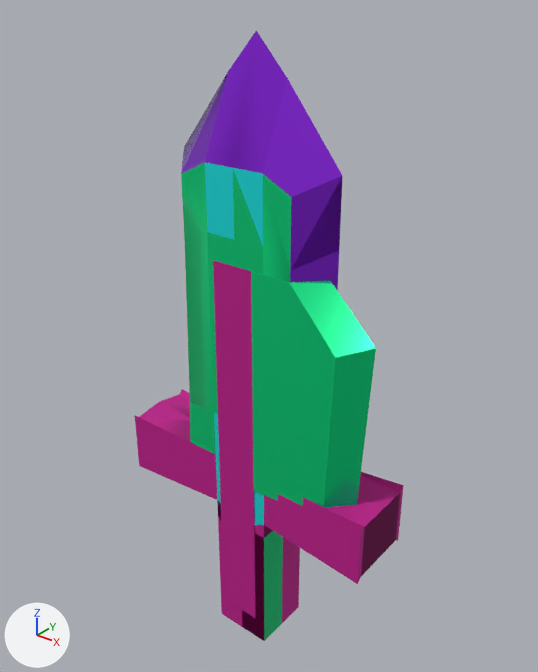
An edit to the glTF model assets/models/gamer_sword/gamer sword.gltf, drawn before and after from the same camera.
One viewpoint serves both versions: a 50 mm camera at (3.89, -4.58, 6.7) aimed at (0.01, 0.27, 3.69). The axes (+X, +Y, +Z) are drawn at lower left. The lights are the same throughout. Where no turn or scale is listed for an object, it has been applied to the vertices.
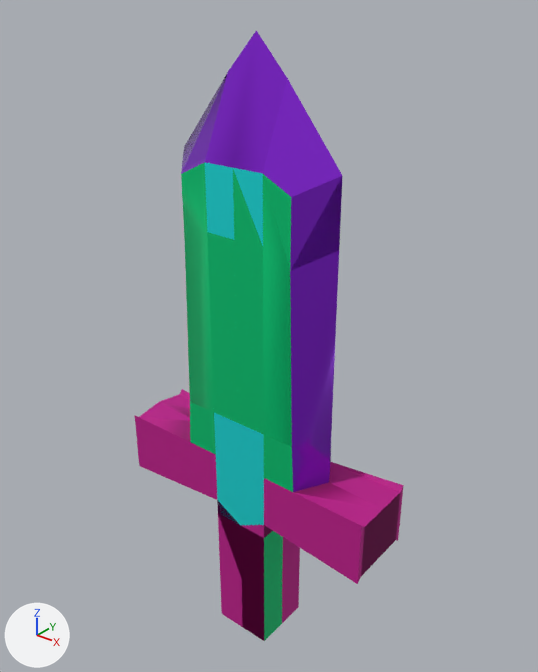
Location of each change, [x1, y1, x2, y2] in pixels of the pictures (538 x 672 px):
'Cube', deleted: before [213, 260, 376, 618]
    faces in mat_metal (green #06eb8c): [251, 271, 376, 508]
    faces in mat_wood (pink #ba0a89): [213, 260, 256, 618]

What the commit changed:
Object 'Cube' (ob_cube) is deleted.
